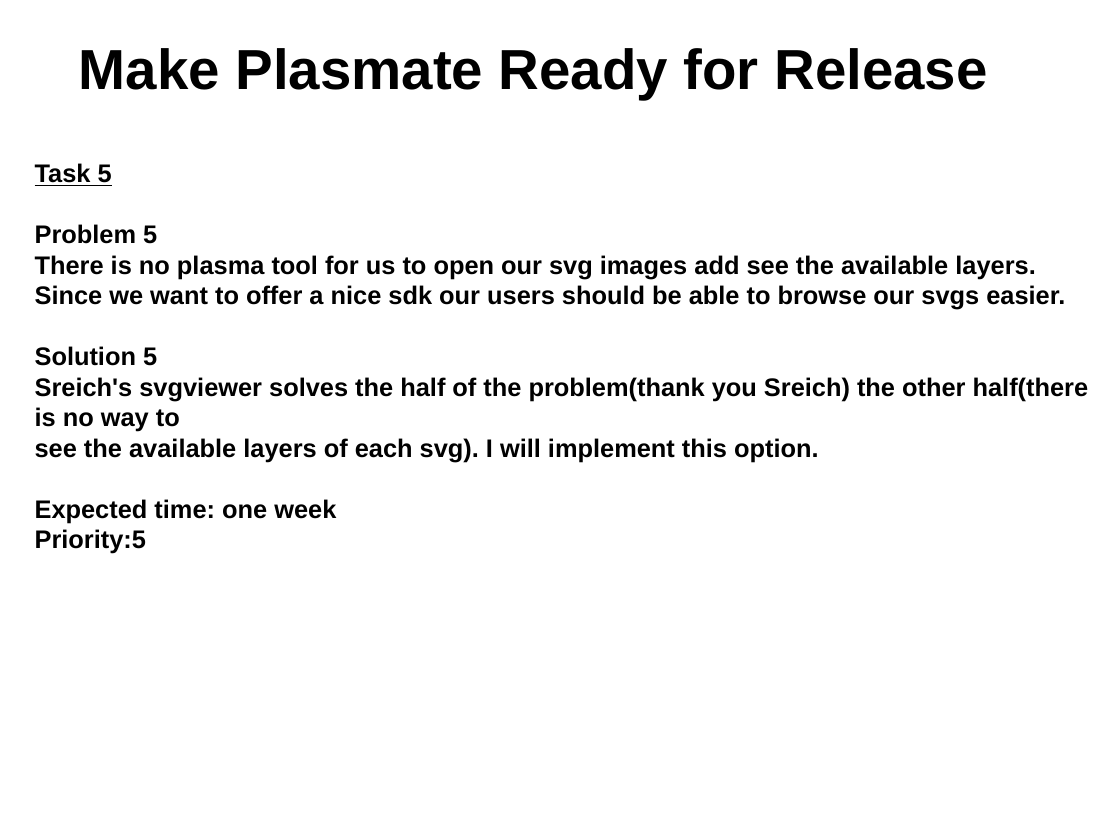
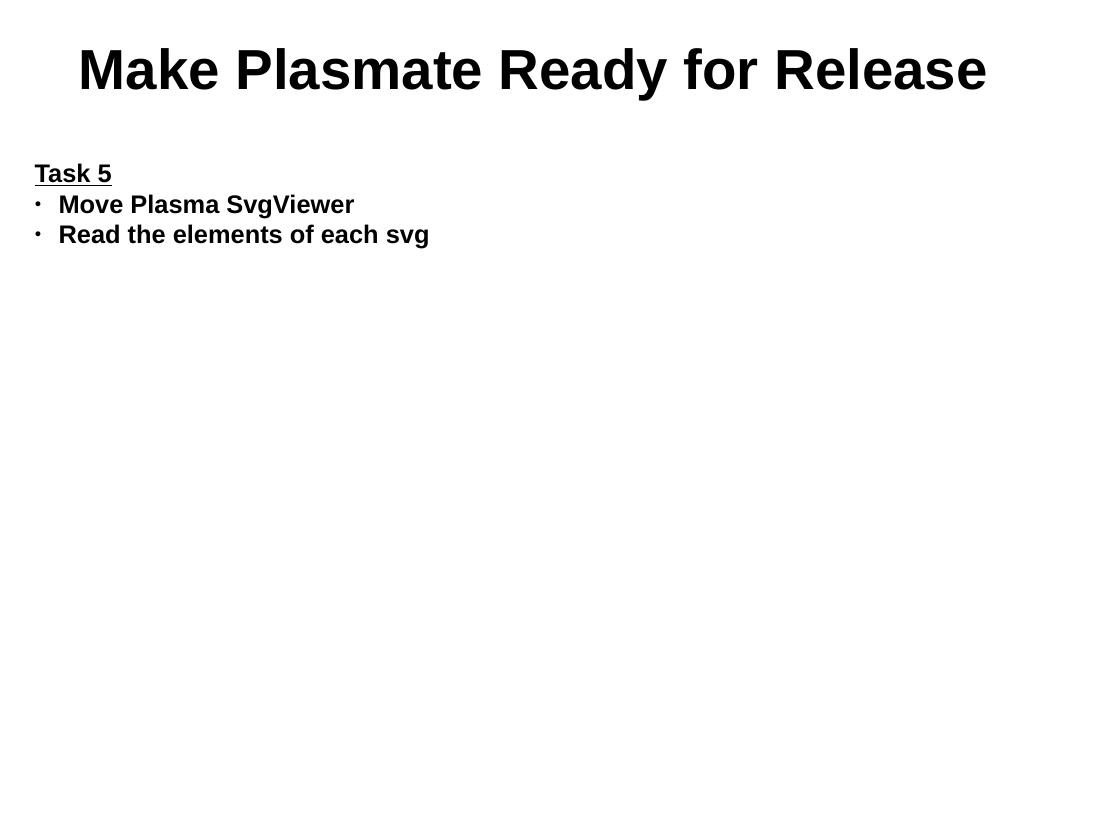
Before and after one commit to gtsiap/presenations, a slide deck: slide 12 of openSUSE gr Summer Camp 2012/plasmate.odp. Drawn at 1120x840 pixels with LibreOffice and Linux fonts; fonts in the diff are those of the drawing; background and template pictures are left out. Boxes give left, top, right and bottom in pixels: in the first picture for what was removed or moved away, otherwise in the second. Text is boxed around its words. In the diff, an @@ line names an element or a change of style, - is before the commit and + after.

Commit message:
Finish the slides regarding the gsoc project "Make Plasmate ready for release"

```diff
--- a/openSUSE gr Summer Camp 2012/plasmate.odp
+++ b/openSUSE gr Summer Camp 2012/plasmate.odp
@@ text at bbox=[59, 194, 430, 249]: text changed @@
-Problem 5
-There is no plasma tool for us to open our svg images add see the available layers.
-Since we want to offer a nice sdk our users should be able to browse our svgs easier.
-Solution 5
-Sreich's svgviewer solves the half of the problem(thank you Sreich) the other half(there is no way to
-see the available layers of each svg). I will implement this option.
-Expected time: one week
-Priority:5
+● Move Plasma SvgViewer
+● Read the elements of each svg
```
Also in this commit, not shown: 7 other slides changed.
